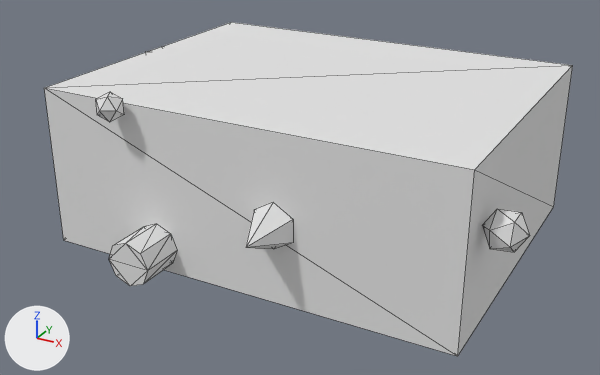
Renders of the glTF model public/Objects/object03_low.glb from each side of a commit.
Rendered twice from a 50 mm lens placed at (2.28, -4.4, 1.92), pointed at (-0.06, -0.14, -0.2). The axes (+X, +Y, +Z) are drawn at lower left. The lights are the same throughout. The first picture is the older version. Mesh edges are drawn as thin lines. Vertices at exactly the same position are counted once.

Names of what the first picture shows: 'object03_low'.
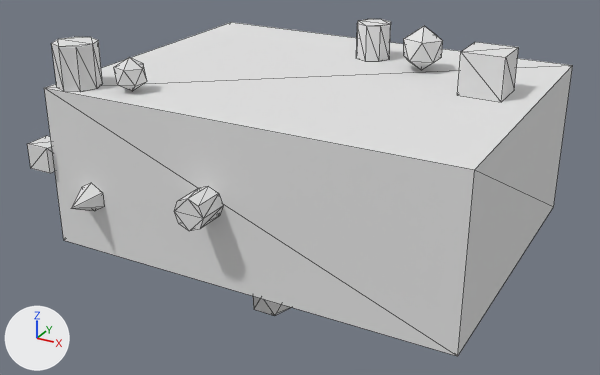
Boxes (x1, y1, x2, y2) around the edits, measured in the pictures (600 x 375 px; the box of a moved part takes in the faces that stretch with it):
```json
{"object": "object03_low", "change": "reshaped", "before": [44, 22, 573, 356], "after": [27, 19, 573, 356]}
{"part": 1, "of": "me_cube_021", "change": "moved or reshaped", "before": [109, 224, 177, 286], "after": [356, 19, 391, 62]}
{"part": 2, "of": "me_cube_021", "change": "added", "after": [71, 183, 104, 211]}
{"part": 3, "of": "me_cube_021", "change": "added", "after": [253, 296, 291, 316]}
{"part": 4, "of": "me_cube_021", "change": "moved or reshaped", "before": [96, 92, 124, 122], "after": [404, 26, 443, 70]}
{"part": 5, "of": "me_cube_021", "change": "added", "after": [174, 186, 223, 231]}
{"part": 6, "of": "me_cube_021", "change": "moved or reshaped", "after": [27, 136, 55, 173], "on screen": "not visible before"}
{"part": 7, "of": "me_cube_021", "change": "added", "after": [51, 37, 103, 92]}
{"part": 8, "of": "me_cube_021", "change": "added", "after": [458, 42, 519, 102]}
{"part": 9, "of": "me_cube_021", "change": "moved or reshaped", "before": [482, 209, 530, 252], "after": [114, 57, 147, 91]}
{"part": 10, "of": "me_cube_021", "change": "deleted", "before": [246, 203, 293, 249]}
```

Scene script edits in JSON lines:
```json
{"block": "me_cube_021", "where": "# used by ob_object03_low; location = (0.0, 0.0, 0.0)"}
{"op": "remove", "block": "me_cube_021", "code": "me_cube_021.from_pydata(...)  # 90 vertices, 144 faces; spans x -1.48..1.53, y -1.28..1.27, z -0.75..0.57"}
{"op": "add", "block": "me_cube_021", "code": "me_cube_021.from_pydata(...)  # 143 vertices, 234 faces; spans x -1.52..1.3, y -1.19..1.27, z -0.77..0.78"}
{"block": "me_cube_021", "change": "me_cube_021 part 1: the loose piece of 16 vertices spanning x -0.67..-0.4, y -1.27..-1.0, z -0.48..-0.2 is turned -90 degrees about the x axis through its middle and scaled by 0.845, then moved by (0.64, 1.69, 0.96)"}
{"block": "me_cube_021", "change": "me_cube_021 part 2: a new loose piece, a 6-sided cone pointing to -y spanning x -1.09..-0.93, y -1.19..-1.0, z -0.23..-0.04, in mat_mat_object03_low (white #e5e5e5)"}
{"block": "me_cube_021", "change": "me_cube_021 part 3: a new loose piece, an icosphere of 20 faces spanning x -0.03..0.2, y -0.87..-0.63, z -0.77..-0.5, in mat_mat_object03_low (white #e5e5e5)"}
{"block": "me_cube_021", "change": "me_cube_021 part 4: the loose piece of 12 vertices spanning x -0.81..-0.65, y -1.17..-1.0, z 0.42..0.57 is turned -90 degrees about the x axis through its middle and scaled by 1.63, then moved by (1.22, 1.51, 0.14)"}
{"block": "me_cube_021", "change": "me_cube_021 part 5: a new loose piece, an 8-sided cylinder along y spanning x -0.26..-0.07, y -1.19..-1.0, z -0.08..0.11, in mat_mat_object03_low (white #e5e5e5)"}
{"block": "me_cube_021", "change": "me_cube_021 part 6: the loose piece of 8 vertices spanning x -1.48..-1.3, y 0.16..0.34, z 0.25..0.43 is moved by (0.01, -1.21, -0.29)"}
{"block": "me_cube_021", "change": "me_cube_021 part 7: a new loose piece, an 8-sided cylinder along z spanning x -1.28..-1.02, y -1.0..-0.73, z 0.5..0.76, in mat_mat_object03_low (white #e5e5e5)"}
{"block": "me_cube_021", "change": "me_cube_021 part 8: a new loose piece, a box spanning x 0.87..1.12, y 0.03..0.28, z 0.5..0.75, in mat_mat_object03_low (white #e5e5e5)"}
{"block": "me_cube_021", "change": "me_cube_021 part 9: the loose piece of 12 vertices spanning x 1.3..1.53, y -0.88..-0.68, z 0.02..0.23 is turned -90 degrees about the y axis through its middle and scaled by 0.875, then moved by (-2.22, -0.03, 0.47)"}
{"block": "me_cube_021", "change": "me_cube_021 part 10: the loose piece of 7 vertices spanning x 0.13..0.37, y -1.28..-1.0, z -0.17..0.11 is deleted"}
{"block": "me_cube_021", "change": "other edits to the shape of me_cube_021 do not show in these pictures"}
```
